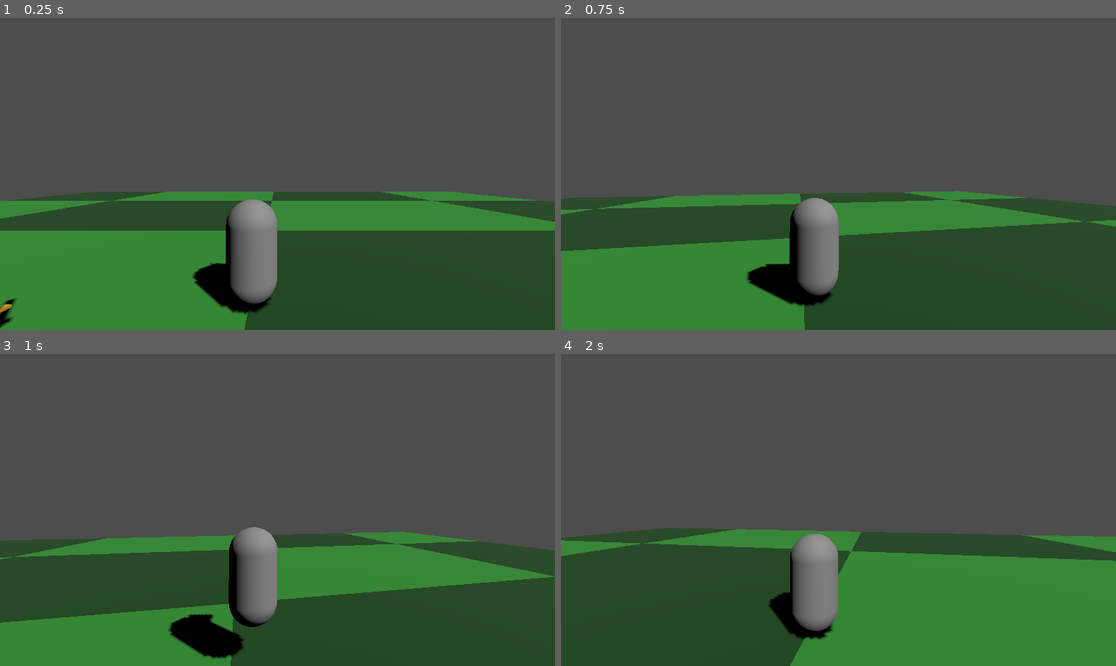
Above: before the commit, frames 1-4 (two rows, left to right).
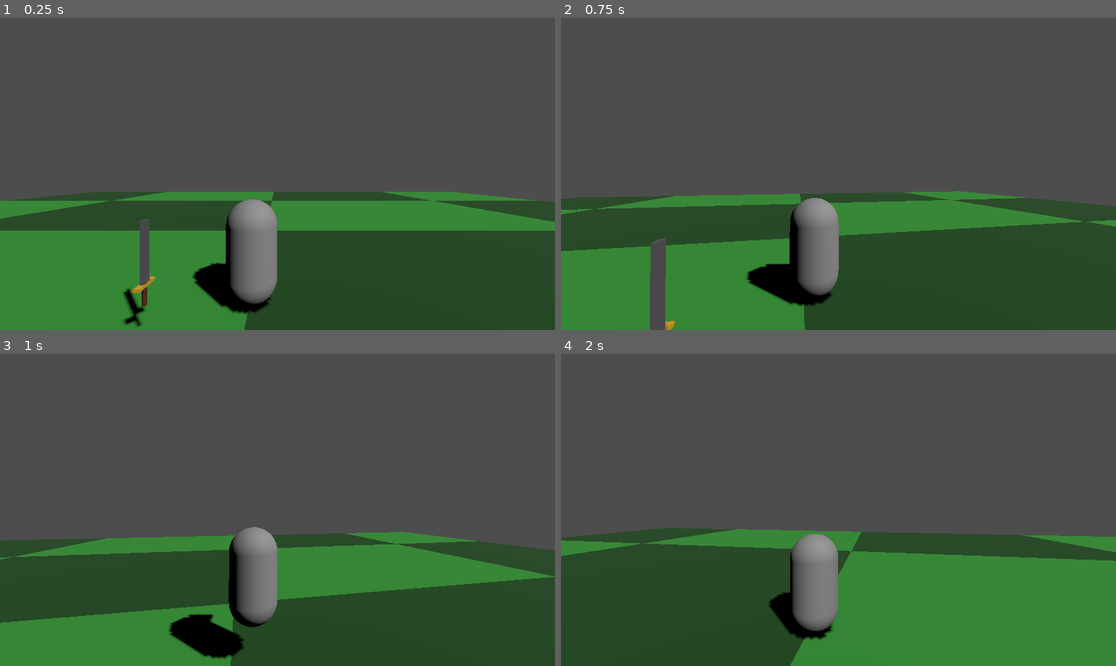
Above: after the commit, the same moments.

Repository: hungddv1007/godotgame-learn
Game: Godot game, scene res://scenes/main.tscn
Same seed, same stepped clock (60 frames per second), same inputs: the game is played once before the commit and once after it. Before the commit the project starts from res://main.tscn.
Inputs (mouse positions are in pixels of both pictures, inside the frame that each line leads up to):
- Up to frame 1 (0.25 s): no input
- Up to frame 2 (0.75 s): tap Enter at 0.5 s; move the mouse to (866, 174) at 0.52 s; hold W from 0.53 s (still down); click (866, 174) at 0.67 s
- Up to frame 3 (1 s): keep holding W; tap Space at 0.77 s
- Up to frame 4 (2 s): keep holding W; move the mouse to (810, 510) at 1.27 s; tap Space at 1.52 s

The runs differ from the first frame. In frame 1, 0.9% of the frame differs, in the area x 0-29%, y 64-100%; in frame 2, 0.8%; in frame 3, nothing differs; in frame 4, nothing differs.

Commit message:
update statsManager

Diff:
--- /dev/null
+++ b/components/stats/damage_data.gd
@@ -0,0 +1,9 @@
+extends Resource
+class_name DamageData
+
+enum DamageType { PHYSICAL, MAGIC, TRUE }
+
+@export var amount: float = 0.0
+@export var damage_type: DamageType = DamageType.PHYSICAL
+@export var flat_pen: float = 0.0
+@export var percent_pen: float = 0.0 # 0.0 đến 1.0 (ví dụ 0.3 = 30% xuyên)
--- /dev/null
+++ b/components/stats/stats_manager.gd
@@ -0,0 +1,165 @@
+extends Node
+class_name StatsManager
+
+signal health_changed(current_hp, max_hp)
+signal stat_changed(stat_name, new_total_value)
+signal tag_added(tag_name)
+signal tag_removed(tag_name)
+signal died()
+
+enum ModifierType { FLAT, PERCENT }
+
+class StatData:
+	var base_value: float = 0.0
+	var flat_bonus: float = 0.0
+	var percent_bonus: float = 0.0
+
+	func get_total() -> float:
+		return (base_value + flat_bonus) * (1.0 + percent_bonus)
+
+# 1. Khối Dữ liệu Chỉ số
+var stats: Dictionary = {}
+
+# Vitals
+var current_hp: float = 100.0
+var current_mp: float = 100.0
+var current_stamina: float = 100.0
+var current_shield: float = 0.0
+
+# 2. Khối Trạng thái & Tags
+var active_tags: Dictionary = {}
+var active_effects: Array[StatusEffect] = []
+
+func _ready():
+	_init_stat("max_hp", 100.0)
+	_init_stat("hp_regen", 1.0)
+	_init_stat("max_mp", 100.0)
+	_init_stat("mp_regen", 1.0)
+	_init_stat("max_stamina", 100.0)
+	_init_stat("stamina_regen", 5.0)
+
+	# LoL Stats
+	_init_stat("armor", 0.0)
+	_init_stat("magic_resist", 0.0)
+	_init_stat("ability_haste", 0.0)
+	_init_stat("tenacity", 0.0) # Kháng hiệu ứng: 0.0 tới 1.0
+
+	current_hp = get_stat("max_hp")
+	current_mp = get_stat("max_mp")
+	current_stamina = get_stat("max_stamina")
+
+func _init_stat(stat_name: String, base: float):
+	var stat = StatData.new()
+	stat.base_value = base
+	stats[stat_name] = stat
+
+func get_stat(stat_name: String) -> float:
+	if stats.has(stat_name):
+		return stats[stat_name].get_total()
+	return 0.0
+
+func add_modifier(stat_name: String, type: ModifierType, value: float):
+	if not stats.has(stat_name): return
+	var stat = stats[stat_name]
+
+	if type == ModifierType.FLAT:
+		stat.flat_bonus += value
+	elif type == ModifierType.PERCENT:
+		stat.percent_bonus += value
+
+	stat_changed.emit(stat_name, stat.get_total())
+	if stat_name == "max_hp":
+		health_changed.emit(current_hp, get_stat("max_hp"))
+
+func remove_modifier(stat_name: String, type: ModifierType, value: float):
+	if not stats.has(stat_name): return
+	var stat = stats[stat_name]
+
+	if type == ModifierType.FLAT:
+		stat.flat_bonus -= value
+	elif type == ModifierType.PERCENT:
+		stat.percent_bonus -= value
+
+	stat_changed.emit(stat_name, stat.get_total())
+	if stat_name == "max_hp":
+		health_changed.emit(current_hp, get_stat("max_hp"))
+
+# Gameplay Tags Logic
+func add_tag(tag_name: String):
+	if active_tags.has(tag_name):
+		active_tags[tag_name] += 1
+	else:
+		active_tags[tag_name] = 1
+		tag_added.emit(tag_name)
+
+func remove_tag(tag_name: String):
+	if active_tags.has(tag_name):
+		active_tags[tag_name] -= 1
+		if active_tags[tag_name] <= 0:
+			active_tags.erase(tag_name)
+			tag_removed.emit(tag_name)
+
+func has_tag(tag_name: String) -> bool:
+	return active_tags.has(tag_name) and active_tags[tag_name] > 0
+
+# Status Effects Logic
+func apply_status_effect(effect: StatusEffect):
+	var new_effect = effect.duplicate()
+	new_effect.on_apply(self)
+	active_effects.append(new_effect)
+
+func _process(delta: float):
+	# Xử lý Hồi phục Vitals
+	if current_hp < get_stat("max_hp") and current_hp > 0:
+		current_hp = min(current_hp + get_stat("hp_regen") * delta, get_stat("max_hp"))
+		health_changed.emit(current_hp, get_stat("max_hp"))
+
+	if current_mp < get_stat("max_mp"):
+		current_mp = min(current_mp + get_stat("mp_regen") * delta, get_stat("max_mp"))
+
+	if current_stamina < get_stat("max_stamina"):
+		current_stamina = min(current_stamina + get_stat("stamina_regen") * delta, get_stat("max_stamina"))
+
+	# Xử lý Thời gian Status Effects
+	for i in range(active_effects.size() - 1, -1, -1):
+		var effect = active_effects[i]
+		if effect.process_effect(delta):
+			effect.on_remove()
+			active_effects.remove_at(i)
+
+# 3. Khối Đường ống Sát thương (Damage Pipeline)
+func take_damage(damage_data: DamageData):
+	if current_hp <= 0:
+		return
+
+	var multiplier = 1.0
+
+	if damage_data.damage_type == DamageData.DamageType.PHYSICAL:
+		# Giáp thực tế = (Giáp * (1 - Xuyên %)) - Xuyên thẳng
+		var effective_armor = max(0.0, (get_stat("armor") * (1.0 - damage_data.percent_pen)) - damage_data.flat_pen)
+		multiplier = 100.0 / (100.0 + effective_armor)
+	elif damage_data.damage_type == DamageData.DamageType.MAGIC:
+		# Kháng phép thực tế = (Kháng phép * (1 - Xuyên %)) - Xuyên thẳng
+		var effective_mr = max(0.0, (get_stat("magic_resist") * (1.0 - damage_data.percent_pen)) - damage_data.flat_pen)
+		multiplier = 100.0 / (100.0 + effective_mr)
+	# Đối với TRUE DAMAGE, multiplier luôn là 1.0 (giữ nguyên)
+
+	var final_damage = damage_data.amount * multiplier
+
+	# Xử lý trừ Khiên ảo (Shield) trước
+	if current_shield > 0:
+		if current_shield >= final_damage:
+			current_shield -= final_damage
+			final_damage = 0.0
+		else:
+			final_damage -= current_shield
+			current_shield = 0.0
+
+	# Trừ HP thật
+	if final_damage > 0:
+		current_hp -= final_damage
+		health_changed.emit(current_hp, get_stat("max_hp"))
+
+		if current_hp <= 0:
+			current_hp = 0
+			died.emit()
--- /dev/null
+++ b/components/stats/stats_manager.tscn
@@ -0,0 +1,6 @@
+[gd_scene format=3 uid="uid://c3qg02p76q21b"]
+
+[ext_resource type="Script" path="res://components/stats/stats_manager.gd" id="1_stats_mgr"]
+
+[node name="StatsManager" type="Node"]
+script = ExtResource("1_stats_mgr")
--- /dev/null
+++ b/components/stats/status_effect.gd
@@ -0,0 +1,28 @@
+extends Resource
+class_name StatusEffect
+
+@export var effect_name: String = "Unknown Effect"
+@export var duration: float = 0.0 # 0 = Vĩnh viễn (hoặc cho tới khi bị xóa thủ công)
+@export var tags_to_apply: Array[String] = []
+
+var time_remaining: float = 0.0
+var target_manager: Node = null
+
+func on_apply(manager: Node) -> void:
+	target_manager = manager
+	time_remaining = duration
+	for tag in tags_to_apply:
+		target_manager.add_tag(tag)
+
+func on_remove() -> void:
+	if target_manager:
+		for tag in tags_to_apply:
+			target_manager.remove_tag(tag)
+
+# Trả về true nếu hiệu ứng đã hết thời gian và cần được gỡ bỏ
+func process_effect(delta: float) -> bool:
+	if duration > 0:
+		time_remaining -= delta
+		if time_remaining <= 0:
+			return true
+	return false
--- a/weapon_effect_manager.tscn
+++ b/components/weapon_effect/weapon_effect_manager.tscn
@@ -1,6 +1,6 @@
 [gd_scene format=3 uid="uid://c2n1g406x1pcb"]
 
-[ext_resource type="Script" path="res://weapon_effect_manager.gd" id="1_manager"]
+[ext_resource type="Script" path="res://components/weapon_effect/weapon_effect_manager.gd" id="1_manager"]
 
 [node name="WeaponEffectManager" type="Node"]
 script = ExtResource("1_manager")
--- a/player.tscn
+++ b/entities/player/player.tscn
@@ -1,6 +1,6 @@
 [gd_scene format=3 uid="uid://c6lmnnu1pbxn6"]
 
-[ext_resource type="Script" uid="uid://d3dl2f4ux2ojg" path="res://player.gd" id="1_xxx"]
+[ext_resource type="Script" uid="uid://d3dl2f4ux2ojg" path="res://entities/player/player.gd" id="1_xxx"]
 
 [sub_resource type="CapsuleShape3D" id="CapsuleShape3D_xxx"]
 
--- a/sword.tscn
+++ b/items/weapons/sword/sword.tscn
@@ -1,6 +1,6 @@
 [gd_scene load_steps=2 format=3]
 
-[ext_resource type="PackedScene" path="res://weapon_effect_manager.tscn" id="1_effect_mgr"]
+[ext_resource type="PackedScene" path="res://components/weapon_effect/weapon_effect_manager.tscn" id="1_effect_mgr"]
 
 [sub_resource type="StandardMaterial3D" id="StandardMaterial3D_blade"]
 albedo_color = Color(0.8, 0.8, 0.8, 1)
--- a/project.godot
+++ b/project.godot
@@ -10,8 +10,8 @@
 
 [application]
 
-run/main_scene="res://main.tscn"
 config/name="New Game Project"
+run/main_scene="res://scenes/main.tscn"
 config/features=PackedStringArray("4.6", "Forward Plus")
 config/icon="res://icon.svg"
 
--- a/main.tscn
+++ b/scenes/main.tscn
@@ -1,8 +1,8 @@
 [gd_scene format=3 uid="uid://do8t50pfyc3qf"]
 
-[ext_resource type="Shader" uid="uid://cotuyv05jqefh" path="res://player.gdshader" id="1_0xm2m"]
-[ext_resource type="PackedScene" uid="uid://c6lmnnu1pbxn6" path="res://player.tscn" id="1_yyy"]
-[ext_resource type="PackedScene" path="res://sword.tscn" id="3_h2yge"]
+[ext_resource type="Shader" uid="uid://cotuyv05jqefh" path="res://entities/player/player.gdshader" id="1_0xm2m"]
+[ext_resource type="PackedScene" uid="uid://c6lmnnu1pbxn6" path="res://entities/player/player.tscn" id="1_yyy"]
+[ext_resource type="PackedScene" path="res://items/weapons/sword/sword.tscn" id="3_h2yge"]
 
 [sub_resource type="BoxShape3D" id="BoxShape3D_yyy"]
 size = Vector3(50, 1, 50)
@@ -42,4 +42,4 @@
 transform = Transform3D(1, 0, 0, 0, 1, 0, 0, 0, 1, 0, 1, 0)
 
 [node name="Sword" parent="." unique_id=1001840236 instance=ExtResource("3_h2yge")]
-transform = Transform3D(1, 0, 0, 0, 1, 0, 0, 0, 1, -3.9422295, 0.22499977, 0.8417573)
+transform = Transform3D(1, 0, 0, 0, 1, 0, 0, 0, 1, -1.564647, 0.68654, 0.8417573)
Not shown, added: components/stats/damage_data.gd.uid
Not shown, added: components/stats/stats_manager.gd.uid
Not shown, added: components/stats/status_effect.gd.uid
Renamed: weapon_effect.gd -> components/weapon_effect/weapon_effect.gd
Renamed: weapon_effect.gd.uid -> components/weapon_effect/weapon_effect.gd.uid
Renamed: weapon_effect_manager.gd -> components/weapon_effect/weapon_effect_manager.gd
Renamed: weapon_effect_manager.gd.uid -> components/weapon_effect/weapon_effect_manager.gd.uid
Renamed: weapon_effect_slot.gd -> components/weapon_effect/weapon_effect_slot.gd
Renamed: weapon_effect_slot.gd.uid -> components/weapon_effect/weapon_effect_slot.gd.uid
Renamed: player.gd -> entities/player/player.gd
Renamed: player.gd.uid -> entities/player/player.gd.uid
Renamed: player.gdshader -> entities/player/player.gdshader
(and 1 more such lines)
